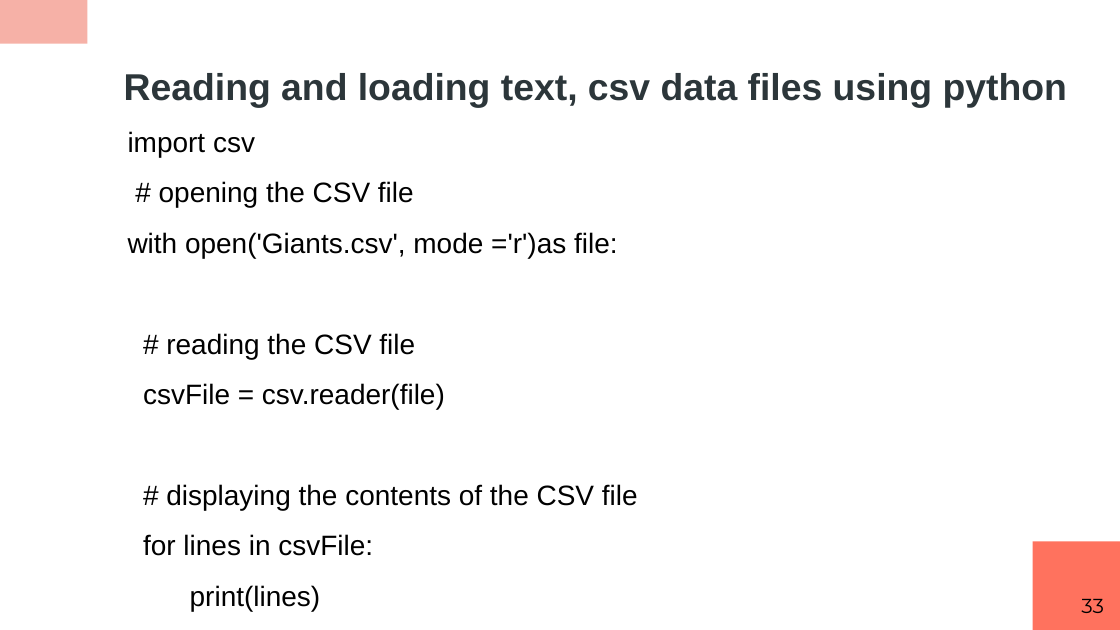
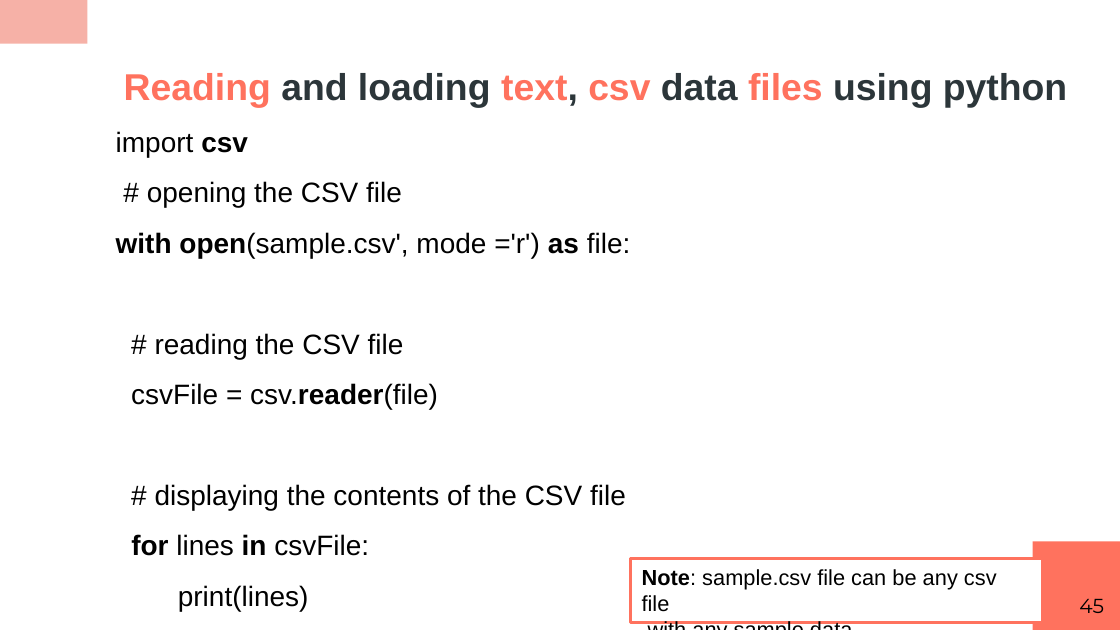
Before and after one commit to RashmivernekarN/ai_with_python_keonics, a slide deck: slide 45 of module2/ppt/Python Scripting.pptx (slide 33 before the commit). Drawn at 1120x630 pixels with LibreOffice and Linux fonts; fonts in the diff are those of the drawing. Boxes give left, top, right and bottom in pixels: in the first picture for what was removed or moved away, otherwise in the second. Text is boxed around its words. In the diff, an @@ line names an element or a change of style, - is before the commit and + after.

```diff
--- a/module2/ppt/Python Scripting.pptx
+++ b/module2/ppt/Python Scripting.pptx
@@ title "Reading and loading text, csv ..." at (124, 73, 1067, 108): text colour #2C363A to #FF725E in "Reading text, csv files" @@
@@ text "import csv": place and size @@
-text "import csv" at (128, 131, 638, 611)
+text "import csv" at (116, 131, 631, 611)
@@ text at (116, 131, 438, 556): bold on in "csv", "csv.reader(file)", "for in" @@
@@ text at (116, 232, 631, 258): text changed @@
-with open('Giants.csv', mode ='r')as file:
+with open(sample.csv', mode ='r') as file:
@@ rectangle added at (631, 559, 1042, 623), fill #FFFFFF, outline #FF725E 2 pt, 14 pt, text #000000 @@
+Note: sample.csv file can be any csv file
+with any sample data
@@ page number at (1079, 598, 1104, 613): text changed @@
-33
+45
```
Also in this commit, not shown: 27 other slides changed, 39 slides added, 4 slides removed, 4 other files.
